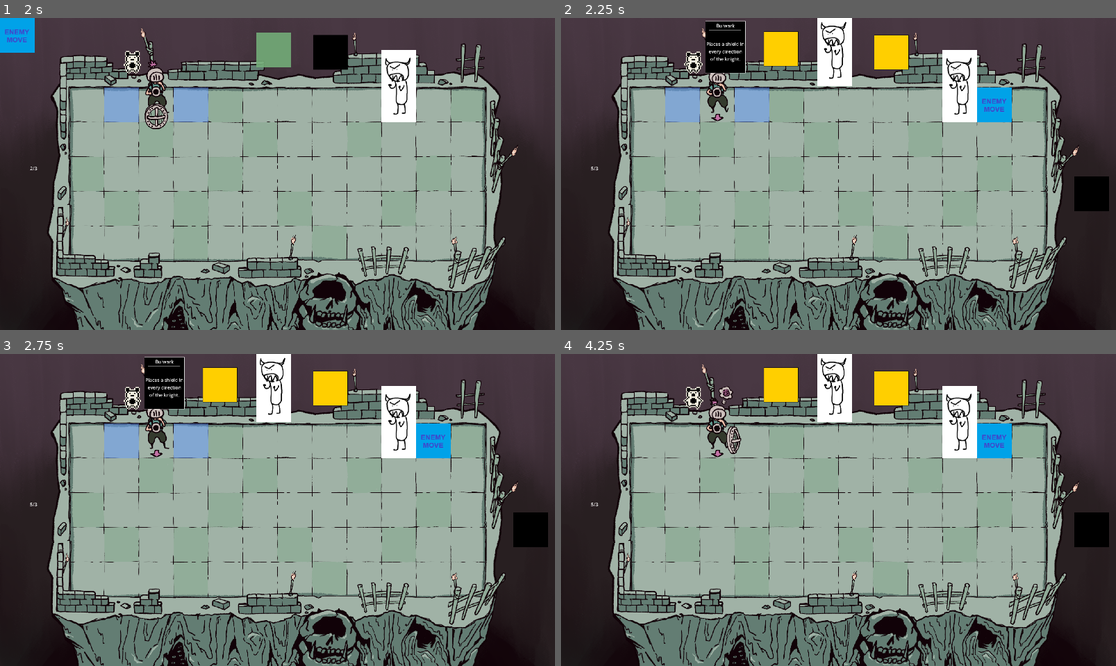
Above: before the commit, frames 1-4 (two rows, left to right).
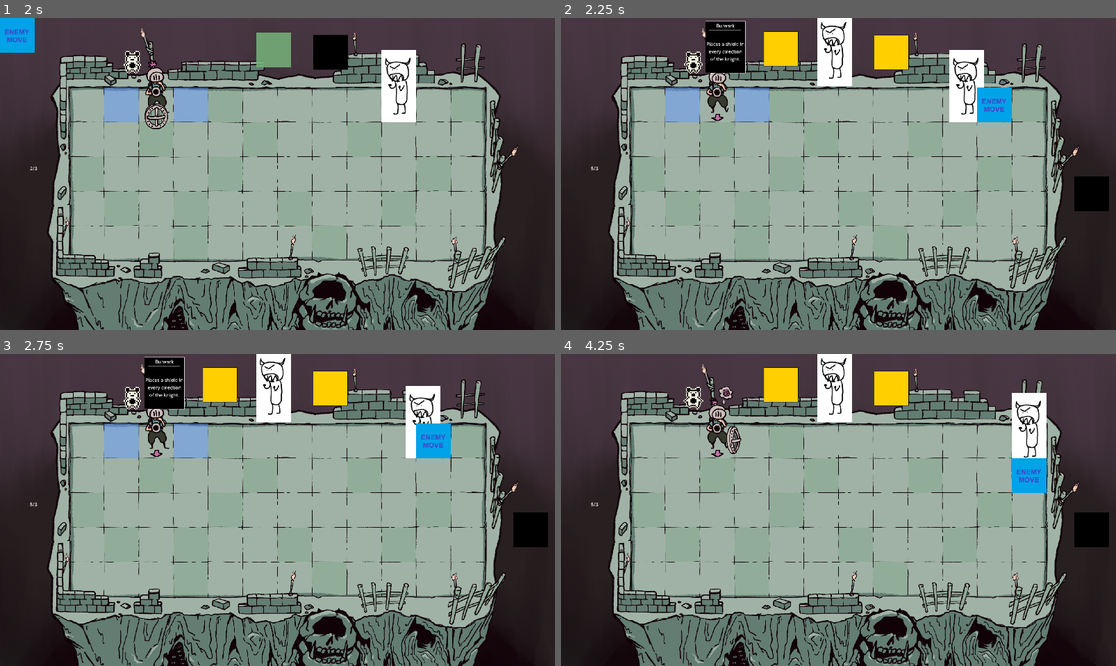
Above: after the commit, the same moments.

Repository: JonoBeach/2026WinterGameJam
Game: Godot game, scene res://Scenes/main.tscn
Same seed, same stepped clock (60 frames per second), same inputs: the game is played once before the commit and once after it.
Inputs (mouse positions are in pixels of both pictures, inside the frame that each line leads up to):
- Up to frame 1 (2 s): click (532, 192) at 0.5 s; click (222, 49) at 1.25 s
- Up to frame 2 (2.25 s): click (832, 49) at 2 s
- Up to frame 3 (2.75 s): no input
- Up to frame 4 (4.25 s): click (894, 388) at 2.75 s; click (749, 441) at 3.5 s

Frame 1 is identical in both runs. In frame 2, 0.8% of the frame differs, in the area x 68-77%, y 10-34%; in frame 3, 1.6%; in frame 4, 4.1%, in the area x 68-88%, y 10-45%.

Commit message:
FIXED Movement logic
Will now move the correct amount of tiles

Diff:
--- a/Scripts/enemy.gd
+++ b/Scripts/enemy.gd
@@ -47,7 +47,9 @@
 
 func enemy_move():
 	var previous_move = position
+	var current_move = position
 	for i in range(attack_movement_patterns.tile_move_count):
+		current_move = end
 		end = attack_movement_patterns.enemy_movement_location()
 		print("end %s" % end)
 		print("prev move %s" % previous_move)
@@ -58,17 +60,18 @@
 			print("prev move %s" % previous_move)
 			end = attack_movement_patterns.enemy_movement_location()
 
-		previous_move = end
+		previous_move = current_move
+		# Check if another entity is at destination
+		hit_area.set_position(end)
+		hit_area.set_deferred("monitoring", true)
 
-		# Check if another entity is at destination
-		hit_area.set_deferred("monitoring", true)
-		hit_area.set_position(end)
-
-		if _on_hit_area_body_entered(player):
+		if hit_area.has_overlapping_bodies():
+			velocity = Vector2.ZERO
 			print("HIT")
-			velocity = Vector2.ZERO
+			hit_area.set_deferred("monitoring", false)
 
 		else:
+			hit_area.set_deferred("monitoring", false)
 			# Determine direction
 			if (end.x - position.x < 0):
 				direction = "left"
@@ -85,6 +88,8 @@
 			velocity = end - position
 			#previous_move = end
 			await get_tree().create_timer(1).timeout
+
+		#previous_move = end
 		hit_area.set_deferred("monitoring", false)
 
 
